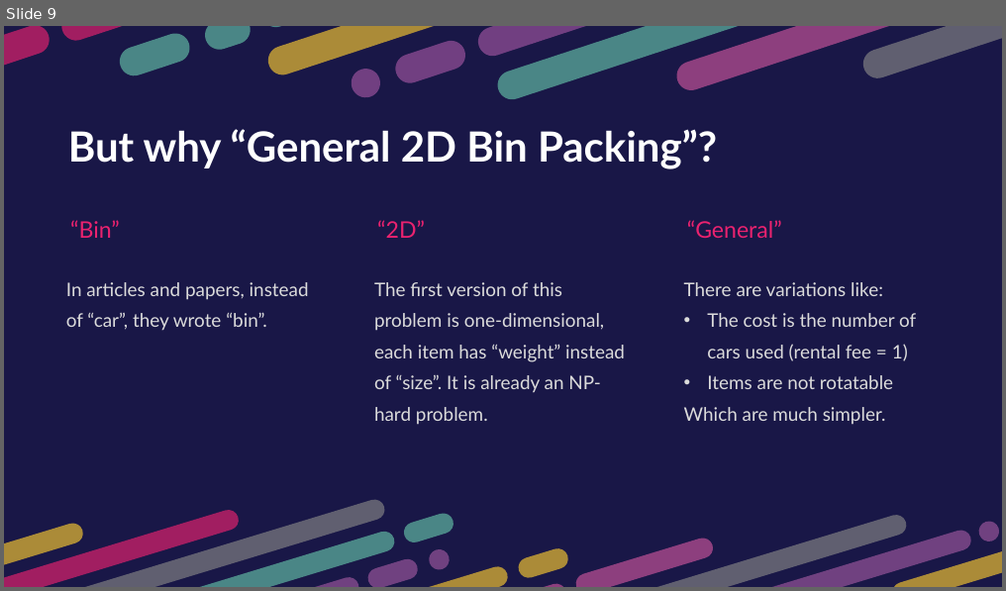
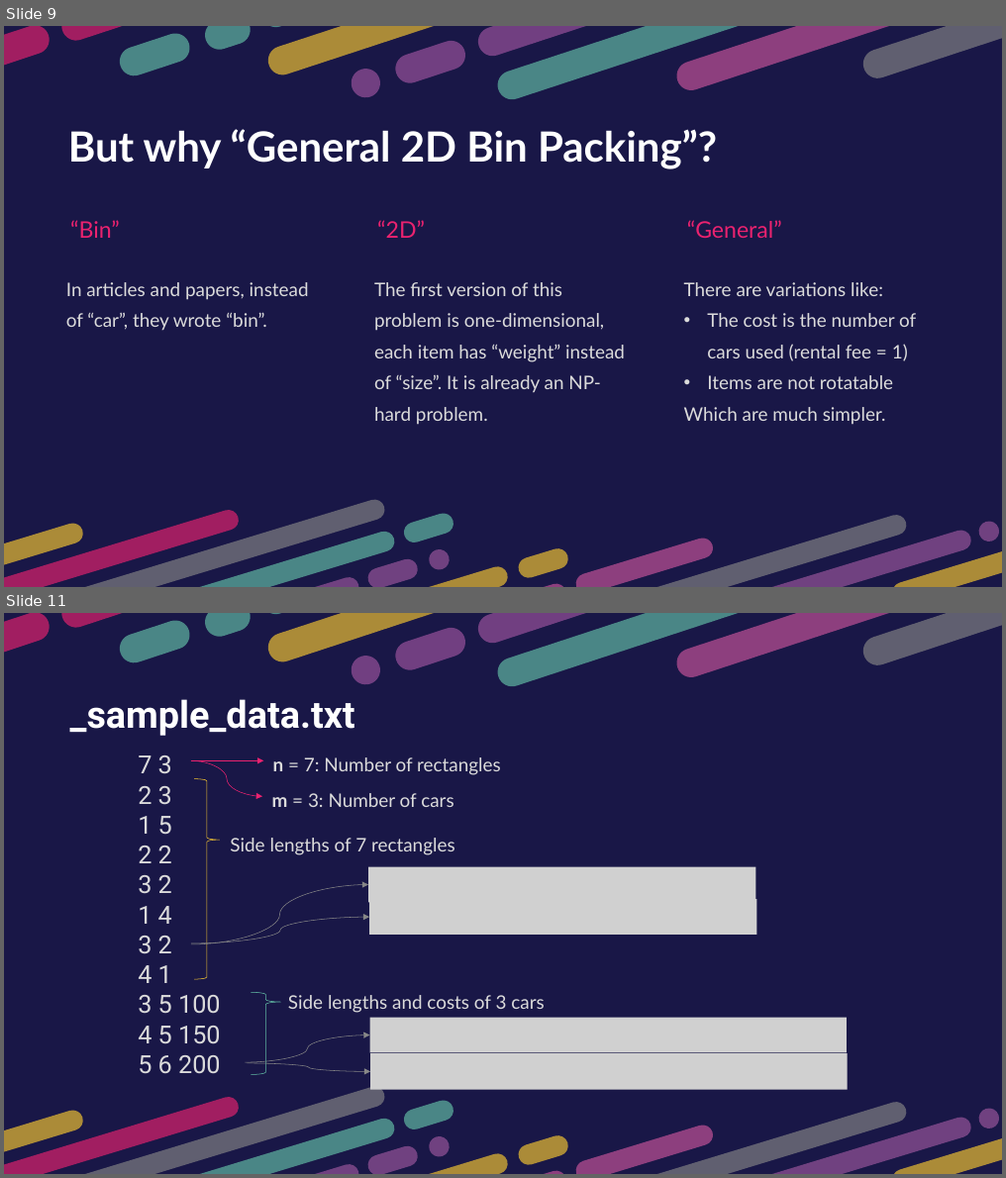
Before and after one commit to htnminh/optimization-project, a slide deck: presentation/General 2D Bin Packing Problem.pptx. Shown one above the other, each under a label of ours: slide 9 before the commit, slides 9 and 11 after it; the slides between them are not shown. The pictures are 1006x591 and 1006x1178 pixels, drawn with LibreOffice and Linux fonts; fonts in the diff are those of the drawing; grey boxes stand for pictures. Boxes give left, top, right and bottom in pixels: in the first picture for what was removed or moved away, otherwise in the second. Text is boxed around its words. In the diff, an @@ line names an element or a change of style, - is before the commit and + after.

```diff
--- a/presentation/General 2D Bin Packing Problem.pptx
+++ b/presentation/General 2D Bin Packing Problem.pptx
@@ slide 11 added at <box>4,613,1002,1174</box>, background #191747 @@
@@ group added at <box>4,613,1002,779</box>: 15 freeform shapes @@
@@ text added at <box>70,699,355,736</box>, 36 pt, text #FFFFFF, bold @@
+_sample_data.txt
@@ text added at <box>138,756,221,1074</box>, 24 pt, text #DBDBDB @@
+7 3
+2 3
+1 5
+2 2
+3 2
+1 4
+3 2
+4 1
+3 5 100
+4 5 150
+5 6 200
@@ text added at <box>273,758,501,775</box>, 18 pt, text #DBDBDB @@
+n = 7: Number of rectangles
@@ arrow added from (191, 761) to (263, 761), #EA226F 0.5 pt @@
@@ curved arrow added from (191, 761) to (262, 796), #EA226F 0.5 pt @@
@@ right brace added at <box>194,779,220,980</box>, outline #FACA31 0.5 pt @@
@@ text added at <box>272,793,453,807</box>, 18 pt, text #DBDBDB @@
+m = 3: Number of cars
@@ text added at <box>230,838,455,856</box>, 18 pt, text #DBDBDB @@
+Side lengths of 7 rectangles
@@ picture added at <box>368,867,756,903</box> @@
@@ curved arrow added from (191, 945) to (368, 884), #878787 0.5 pt @@
@@ picture added at <box>369,900,757,935</box> @@
@@ curved arrow added from (191, 944) to (369, 917), #878787 0.5 pt @@
@@ right brace added at <box>252,992,281,1075</box>, outline #65C2A8 0.5 pt @@
@@ text added at <box>288,995,544,1013</box>, 18 pt, text #DBDBDB @@
+Side lengths and costs of 3 cars
@@ picture added at <box>370,1018,846,1054</box> @@
@@ curved arrow added from (245, 1062) to (370, 1035), #878787 0.5 pt @@
@@ picture added at <box>371,1054,847,1090</box> @@
@@ curved arrow added from (247, 1063) to (371, 1072), #878787 0.5 pt @@
@@ group added at <box>4,1018,1002,1174</box>: 20 freeform shapes @@
```
Also in this commit, not shown: 1 slide changed, 8 other slides added, 1 slide removed, 2 other files.
